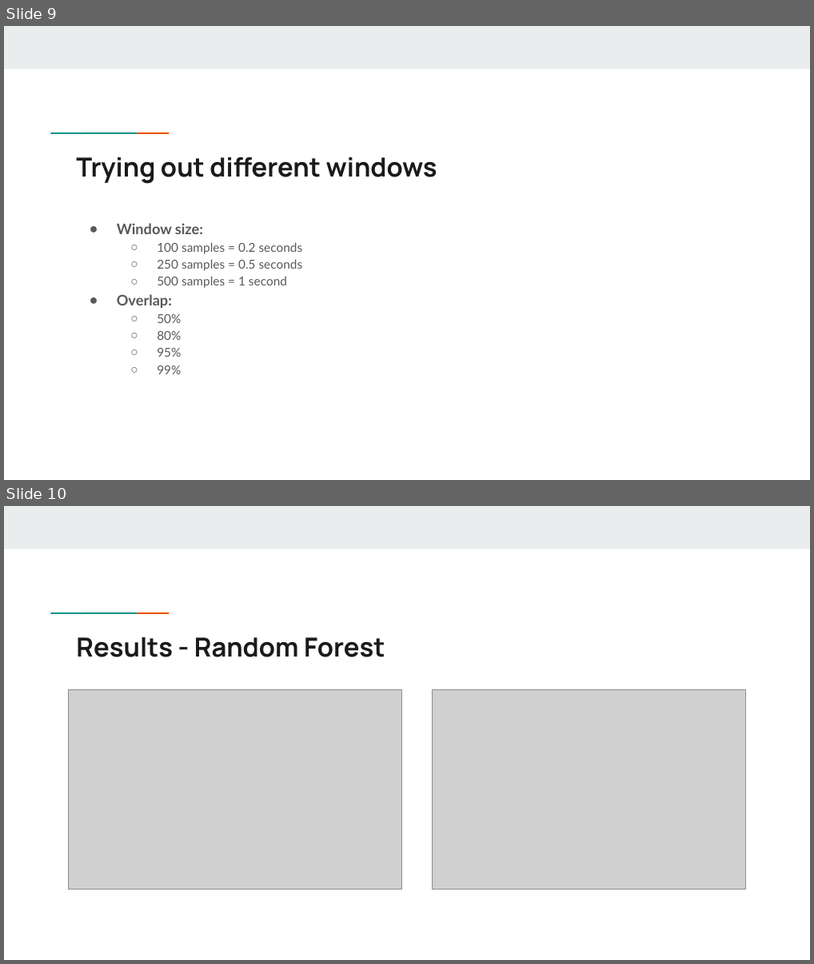
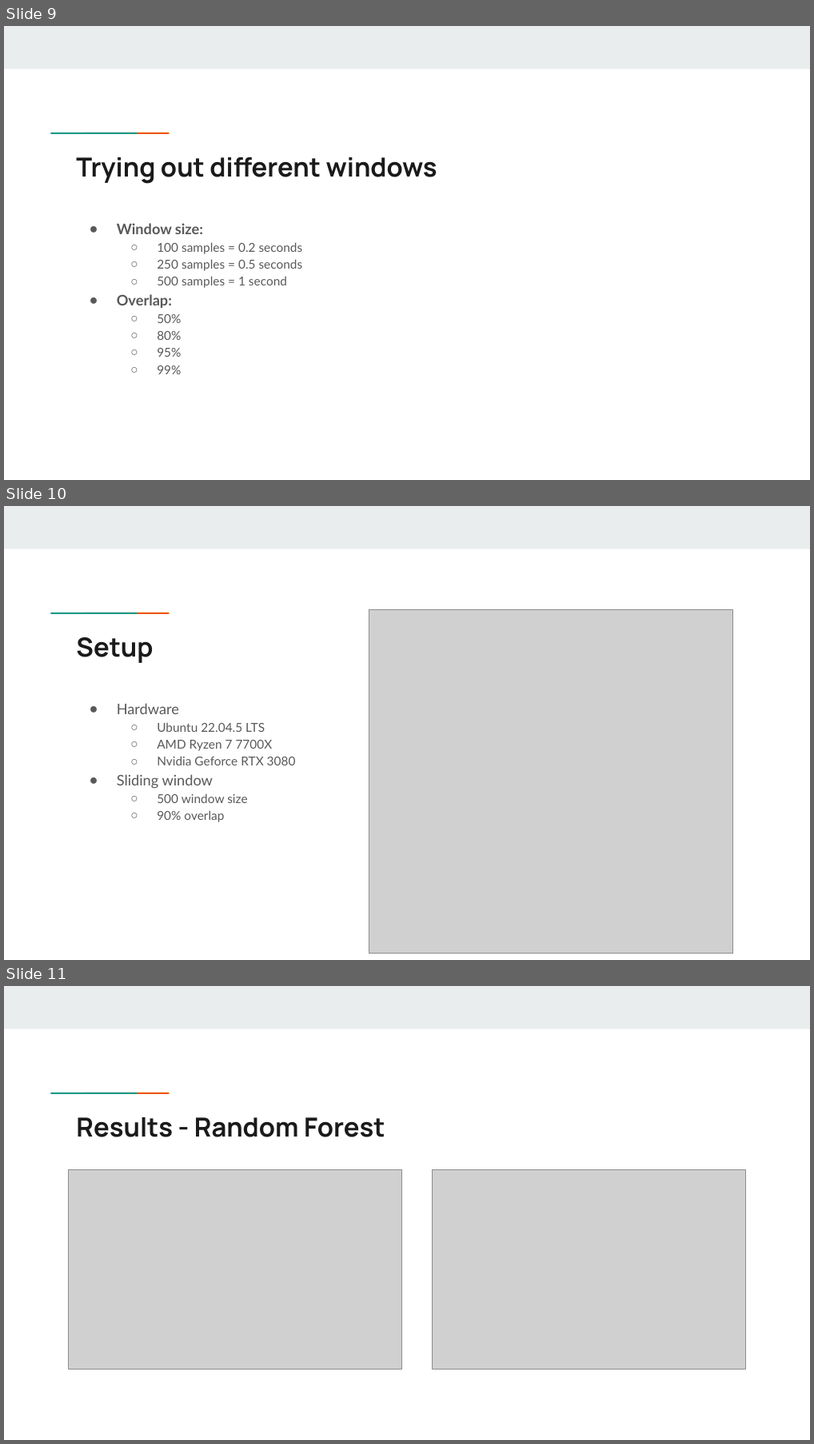
Before and after one commit to lukasmathae/ai-teng-nano-sensor, a slide deck: submission/AI-based_recognition_for_TENG_Nano_sensors.pptx. Shown one above the other, each under a label of ours: slides 9 and 10 before the commit, slides 9, 10 and 11 after it. The pictures are 814x964 and 814x1444 pixels, drawn with LibreOffice and Linux fonts; fonts in the diff are those of the drawing; grey boxes stand for pictures. Boxes give left, top, right and bottom in pixels: in the first picture for what was removed or moved away, otherwise in the second. Text is boxed around its words. In the diff, an @@ line names an element or a change of style, - is before the commit and + after.

```diff
--- a/submission/AI-based_recognition_for_TENG_Nano_sensors.pptx
+++ b/submission/AI-based_recognition_for_TENG_Nano_sensors.pptx
@@ slide 10 added at (4,506,810,960), background #FFFFFF; not listed: 3 template elements that a slide beside it also shows @@
@@ picture added at (370,609,733,952) @@
@@ title added at (76,637,153,663), 23.4 pt, text #1A1A1A, bold @@
+Setup
@@ text added at (117,703,296,822), 11 pt, text #595959 @@
+● Hardware
+  ○ Ubuntu 22.04.5 LTS
+  ○ AMD Ryzen 7 7700X
+  ○ Nvidia Geforce RTX 3080
+● Sliding window
+  ○ 500 window size
+  ○ 90% overlap
@@ what was slide 10 is now slide 11 @@
```
Also in this commit, not shown: 3 slides changed, 4 other slides added, 2 slides removed, 1 other file.
